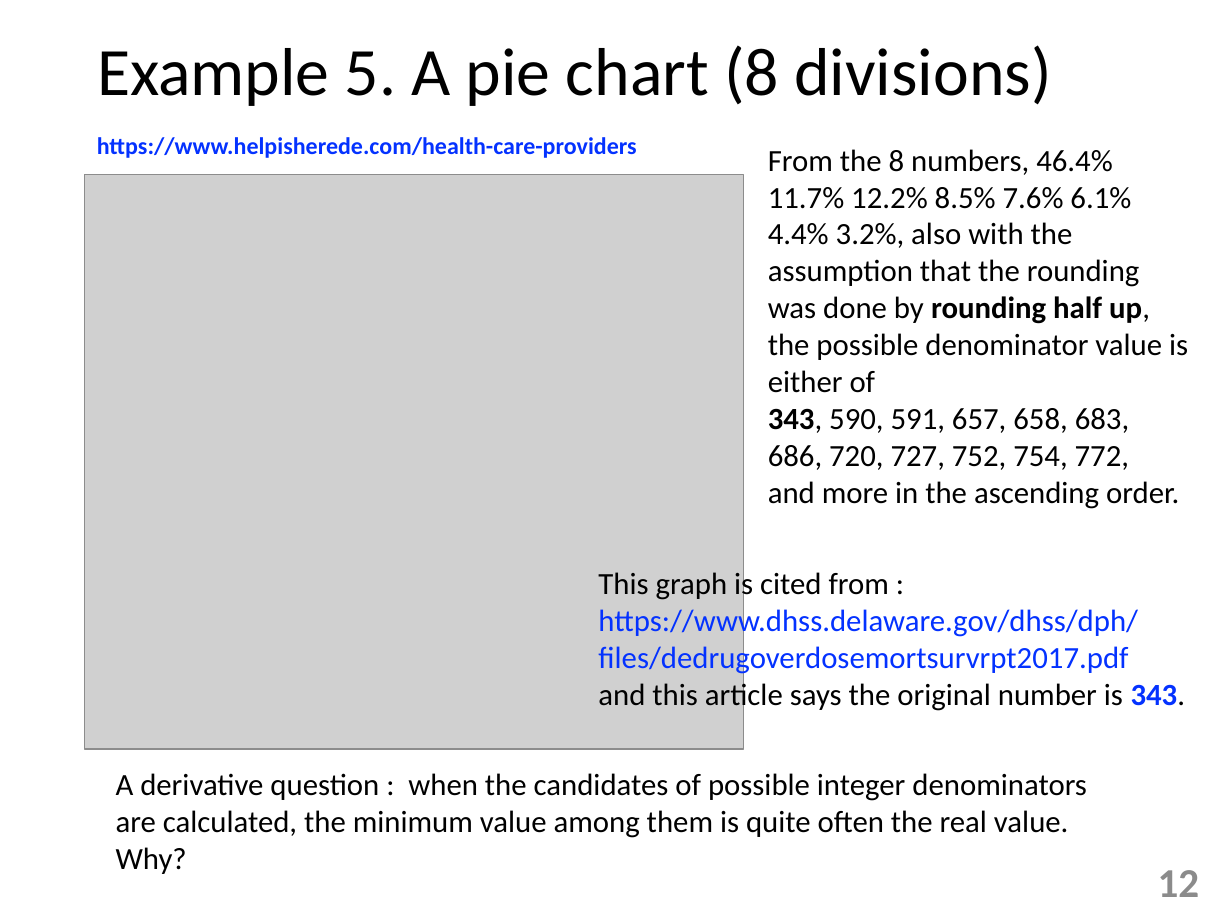
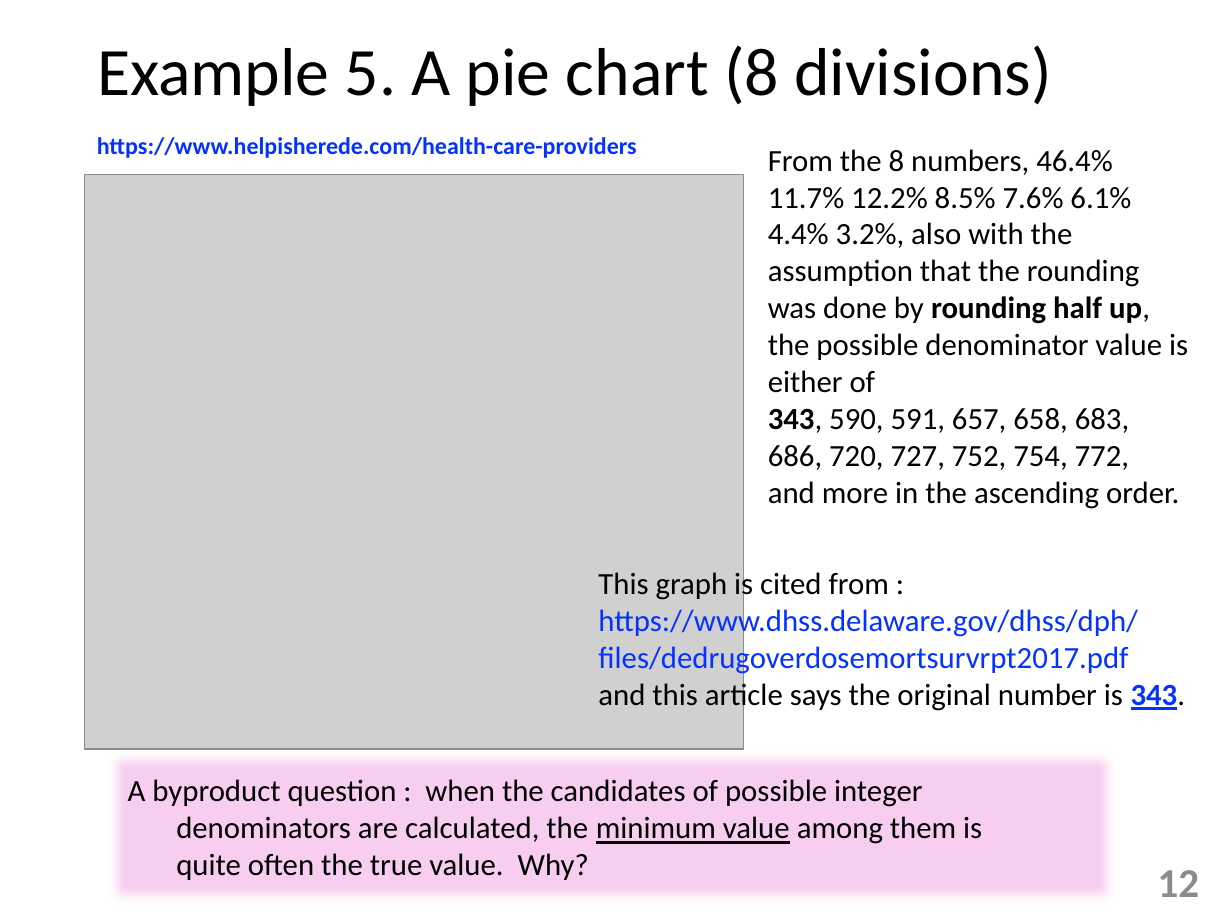
Before and after one commit to tulamili/App-denomfind, a slide deck: slide 12 of docs2/manipulation221022sat.pptx. Drawn at 1232x924 pixels with LibreOffice and Linux fonts; fonts in the diff are those of the drawing; grey boxes stand for pictures. Boxes give left, top, right and bottom in pixels: in the first picture for what was removed or moved away, otherwise in the second. Text is boxed around its words. In the diff, an @@ line names an element or a change of style, - is before the commit and + after.

Commit message:
manipulation221022sat.pptx と .pdf : ピンク色のぼかした四角形にした。

```diff
--- a/docs2/manipulation221022sat.pptx
+++ b/docs2/manipulation221022sat.pptx
@@ text at box(598, 679, 1186, 713): underline on in "343." @@
@@ text at box(128, 779, 982, 880): text changed @@
-A derivative question : when the candidates of possible integer denominators are calculated, the minimum value among them is quite often the real value. Why?
+A byproduct question : when the candidates of possible integer
+denominators are calculated, the minimum value among them is
+quite often the true value. Why?
```
Also in this commit, not shown: 1 other file.
